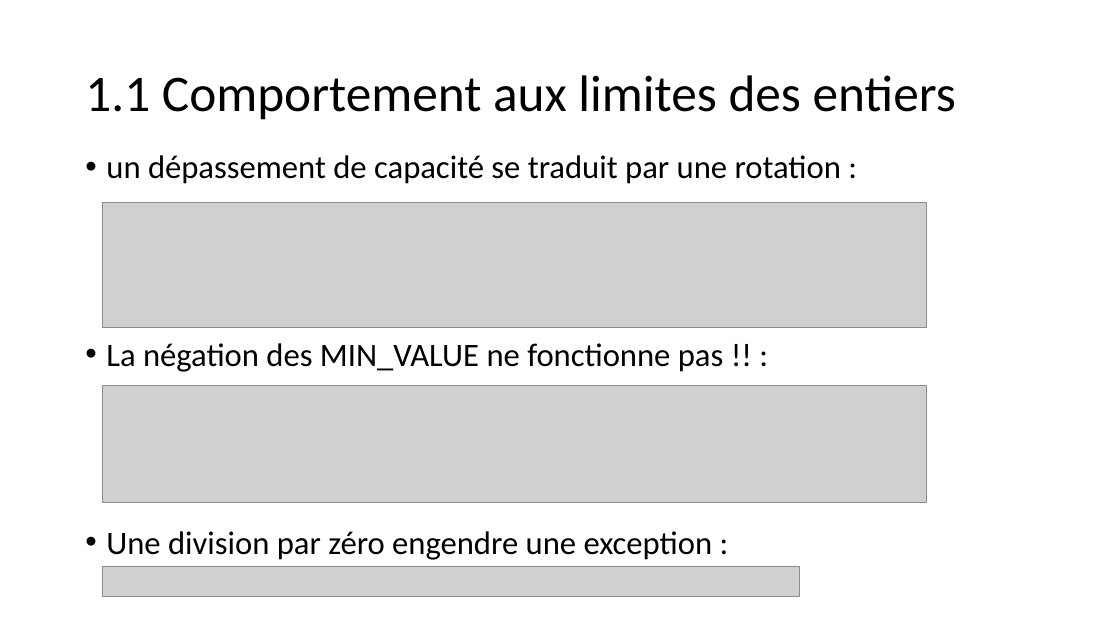
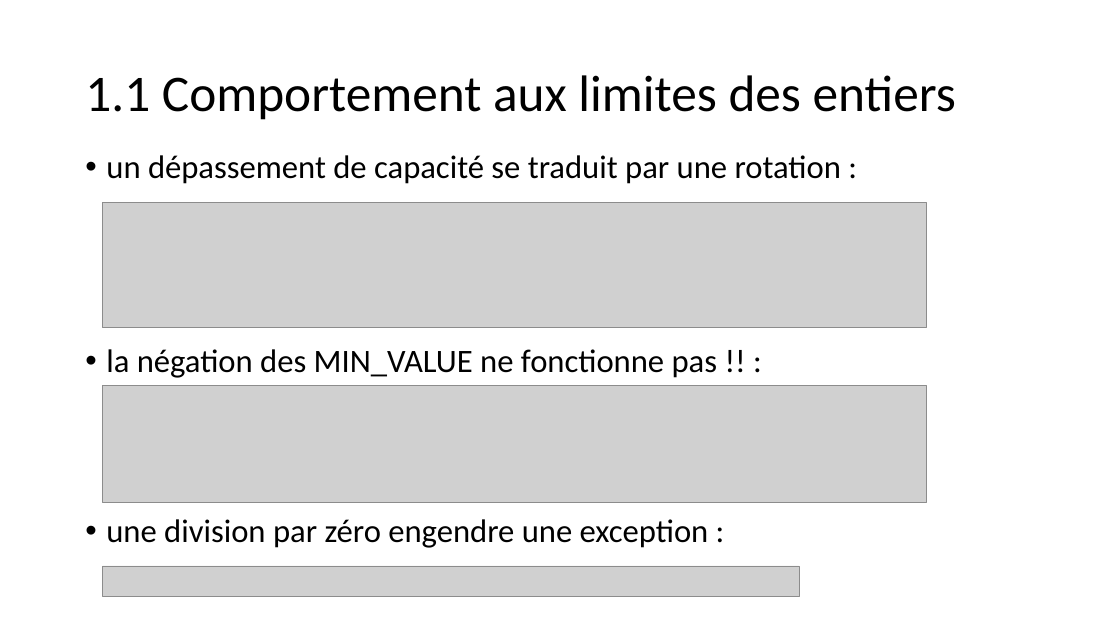
Before and after one commit to ovp123/dojo202212, a slide deck: slide 8 of Fondamentaux de Java.pptx (slide 7 before the commit). Drawn at 1120x630 pixels with LibreOffice and Linux fonts; fonts in the diff are those of the drawing; grey boxes stand for pictures. Boxes give left, top, right and bottom in pixels: in the first picture for what was removed or moved away, otherwise in the second. Text is boxed around its words. In the diff, an @@ line names an element or a change of style, - is before the commit and + after.

```diff
--- a/Fondamentaux de Java.pptx
+++ b/Fondamentaux de Java.pptx
@@ text at (x1=106, y1=343, x2=724, y2=560): paragraphs removed @@
-• La négation des MIN_VALUE ne fonctionne pas !! :
-• Une division par zéro engendre une exception :
@@ text added at (x1=106, y1=349, x2=718, y2=378), 28 pt, text #000000 @@
+• la négation des MIN_VALUE ne fonctionne pas !! :
@@ text added at (x1=106, y1=519, x2=709, y2=548), 28 pt, text #000000 @@
+• une division par zéro engendre une exception :
```
Also in this commit, not shown: 3 other slides changed, 1 slide added, 3 other files.
